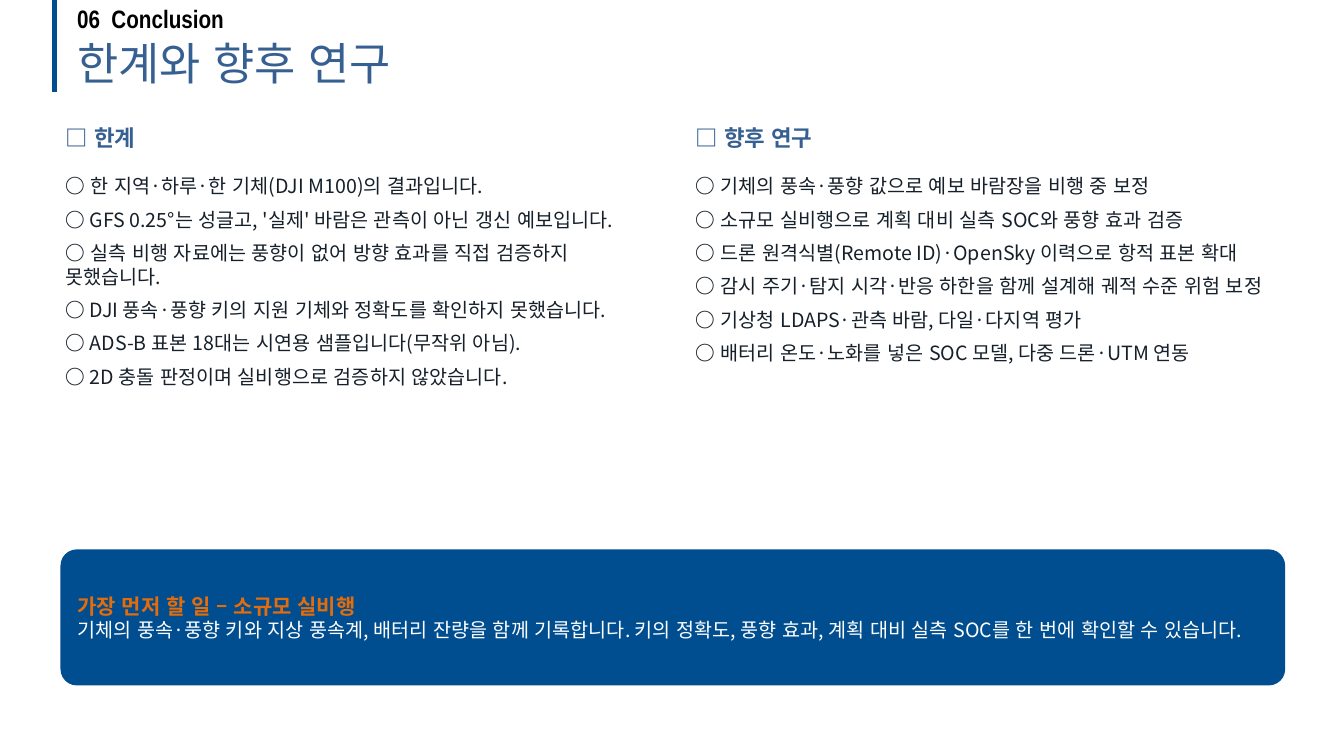
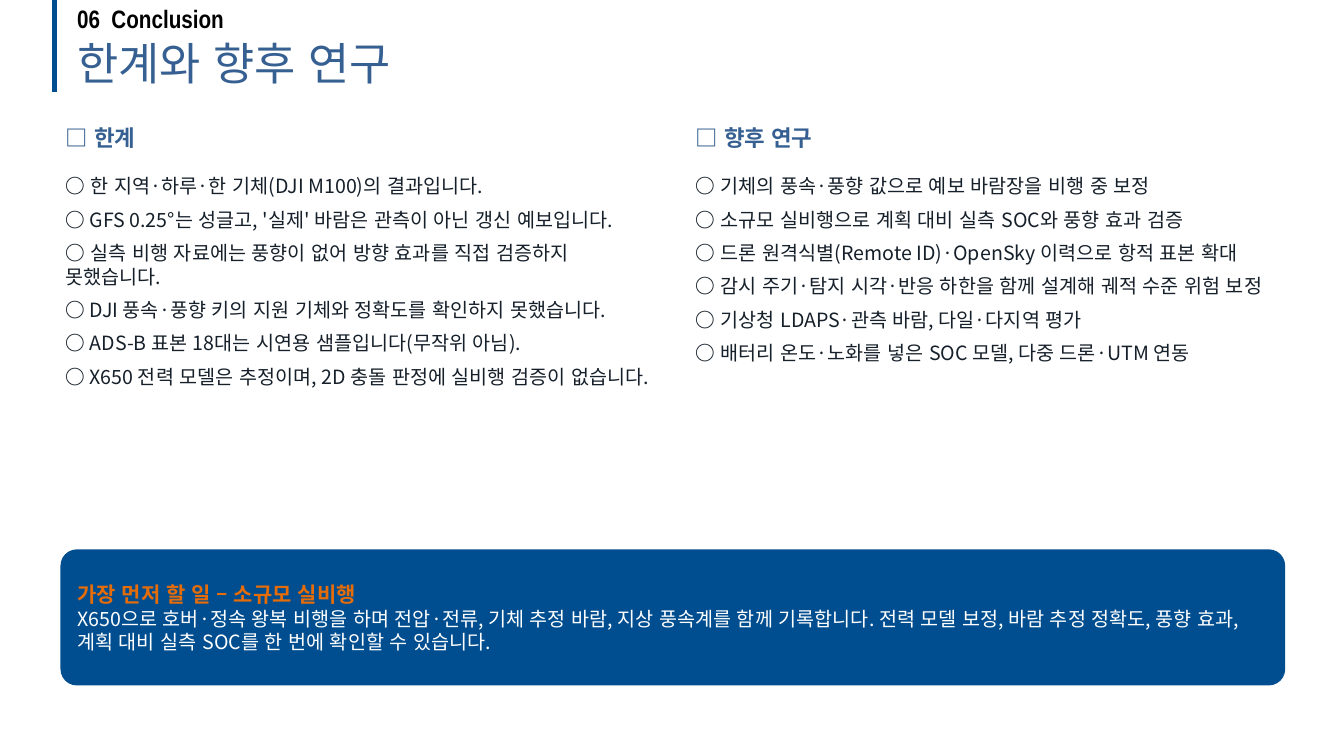
Before and after one commit to dnfl5345/Drone_path_opt, a slide deck: slide 35 of docs/drone_soc_academic_talk.pptx (slide 32 before the commit). Drawn at 1344x756 pixels with LibreOffice and Linux fonts; fonts in the diff are those of the drawing; background and template pictures are left out. Boxes give left, top, right and bottom in pixels: in the first picture for what was removed or moved away, otherwise in the second. Text is boxed around its words. In the diff, an @@ line names an element or a change of style, - is before the commit and + after.

```diff
--- a/docs/drone_soc_academic_talk.pptx
+++ b/docs/drone_soc_academic_talk.pptx
@@ text at box(90, 367, 649, 388): text changed @@
-○ 2D 충돌 판정이며 실비행으로 검증하지 않았습니다.
+○ X650 전력 모델은 추정이며, 2D 충돌 판정에 실비행 검증이 없습니다.
@@ text in rounded rectangle at box(77, 609, 1240, 651): text changed @@
-기체의 풍속·풍향 키와 지상 풍속계, 배터리 잔량을 함께 기록합니다. 키의 정확도, 풍향 효과, 계획 대비 실측 SOC를 한 번에 확인할 수 있습니다.
+X650으로 호버·정속 왕복 비행을 하며 전압·전류, 기체 추정 바람, 지상 풍속계를 함께 기록합니다. 전력 모델 보정, 바람 추정 정확도, 풍향 효과, 계획 대비 실측 SOC를 한 번에 확인할 수 있습니다.
```
Also in this commit, not shown: 2 other slides changed, 3 slides added, 12 other files.
